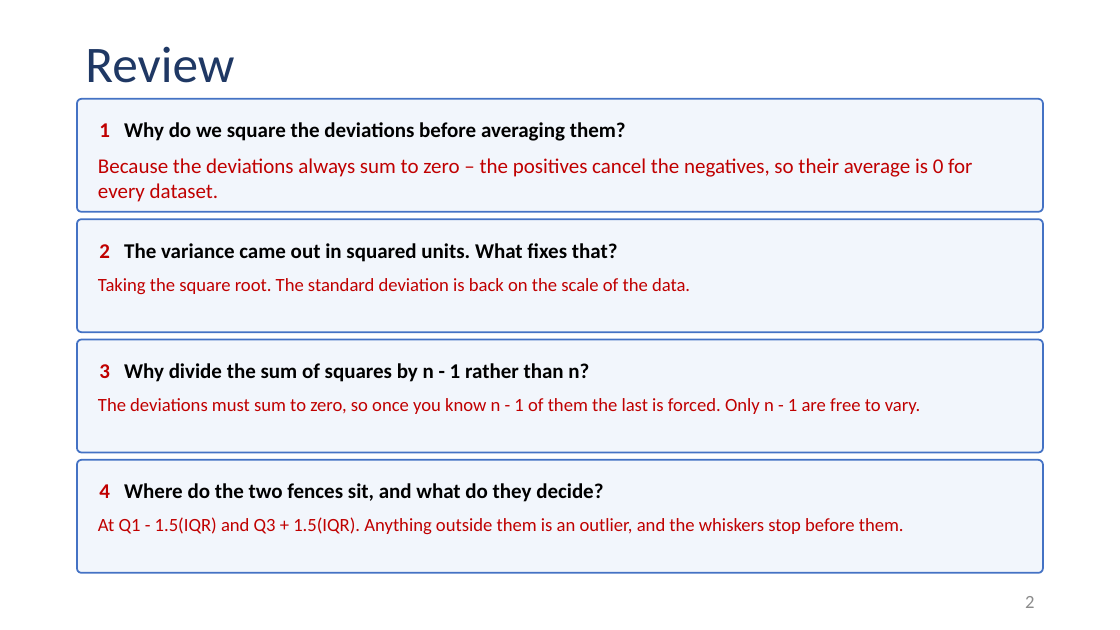
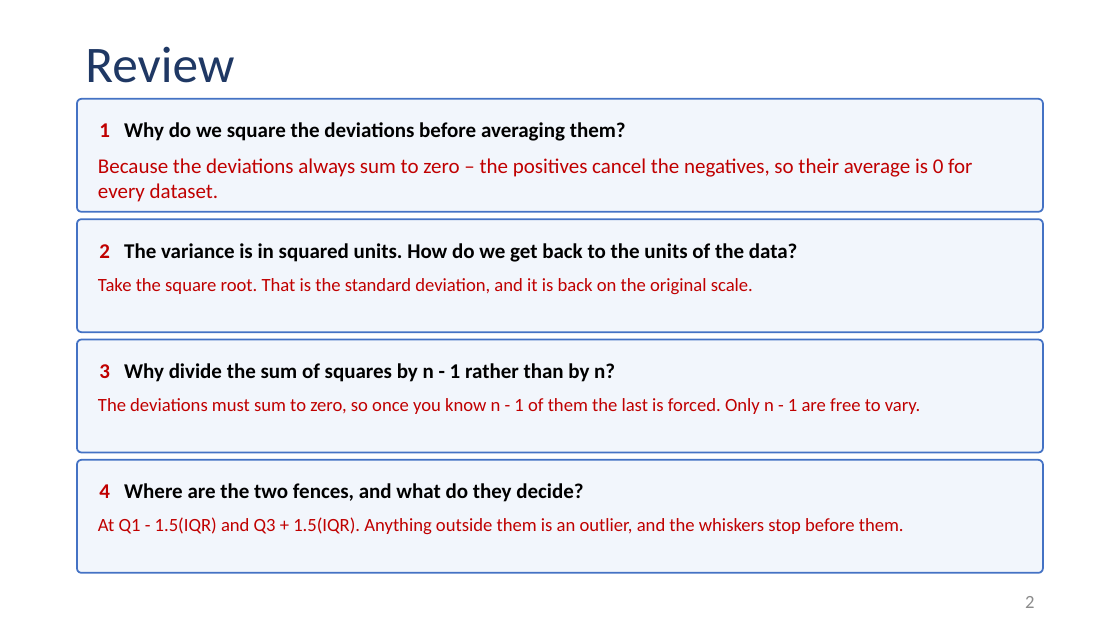
Before and after one commit to Jarred6068/Kvamme_UI_STAT251, a slide deck: slide 2 of docs/lecture_slides/Week 3/Week3_Lecture7_Slides_9_11_2026.pptx. Drawn at 1120x630 pixels with LibreOffice and Linux fonts; fonts in the diff are those of the drawing. Boxes give left, top, right and bottom in pixels: in the first picture for what was removed or moved away, otherwise in the second. Text is boxed around its words. In the diff, an @@ line names an element or a change of style, - is before the commit and + after.

```diff
--- a/docs/lecture_slides/Week 3/Week3_Lecture7_Slides_9_11_2026.pptx
+++ b/docs/lecture_slides/Week 3/Week3_Lecture7_Slides_9_11_2026.pptx
@@ text in rounded rectangle at bbox=[99, 243, 798, 262]: text changed @@
-2 The variance came out in squared units. What fixes that?
+2 The variance is in squared units. How do we get back to the units of the data?
@@ text at bbox=[98, 278, 753, 295]: text changed @@
-Taking the square root. The standard deviation is back on the scale of the data.
+Take the square root. That is the standard deviation, and it is back on the original scale.
@@ text in rounded rectangle at bbox=[99, 363, 615, 382]: text changed @@
-3 Why divide the sum of squares by n - 1 rather than n?
+3 Why divide the sum of squares by n - 1 rather than by n?
@@ text in rounded rectangle at bbox=[99, 483, 583, 502]: text changed @@
-4 Where do the two fences sit, and what do they decide?
+4 Where are the two fences, and what do they decide?
```
Also in this commit, not shown: 28 other files.
